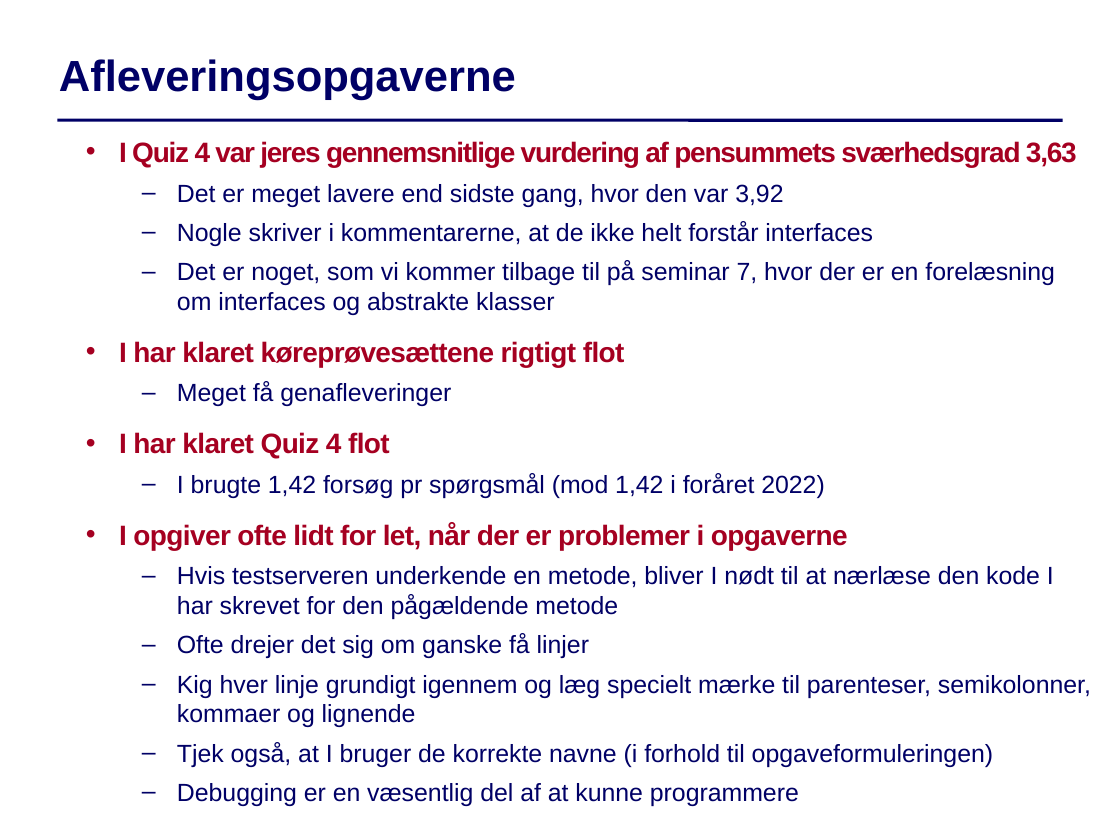
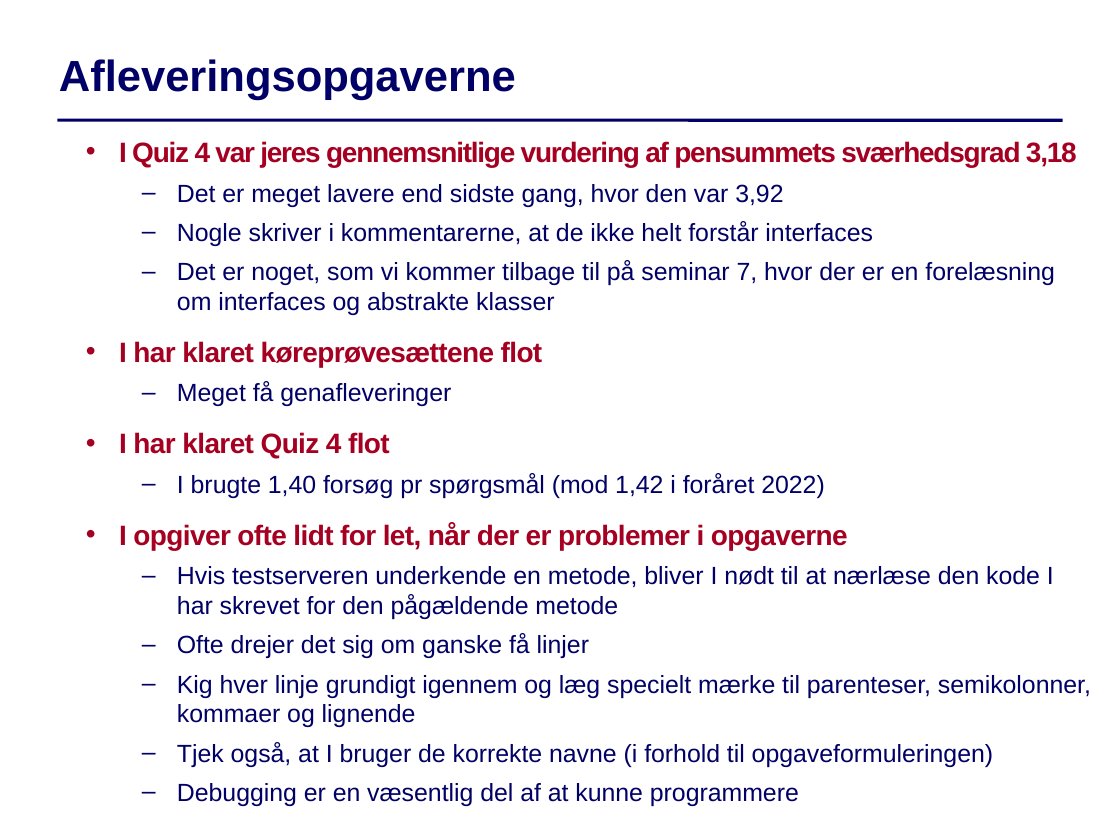
Before and after one commit to IntProgAU/Materiale, a slide deck: slide 3 of web/g22/status/Status5.pptx (slide 2 before the commit). Drawn at 1120x840 pixels with LibreOffice and Linux fonts; fonts in the diff are those of the drawing. Boxes give left, top, right and bottom in pixels: in the first picture for what was removed or moved away, otherwise in the second. Text is boxed around its words. In the diff, an @@ line names an element or a change of style, - is before the commit and + after.

```diff
--- a/web/g22/status/Status5.pptx
+++ b/web/g22/status/Status5.pptx
@@ text at [119, 141, 1077, 167]: text changed @@
-  • I Quiz 4 var jeres gennemsnitlige vurdering af pensummets sværhedsgrad 3,63
+  • I Quiz 4 var jeres gennemsnitlige vurdering af pensummets sværhedsgrad 3,18
@@ text at [119, 341, 543, 367]: text changed @@
-  • I har klaret køreprøvesættene rigtigt flot
+  • I har klaret køreprøvesættene flot
@@ text at [177, 473, 824, 498]: text changed @@
-  – I brugte 1,42 forsøg pr spørgsmål (mod 1,42 i foråret 2022)
+  – I brugte 1,40 forsøg pr spørgsmål (mod 1,42 i foråret 2022)
```
Also in this commit, not shown: 1 other slide changed, 1 slide added.
